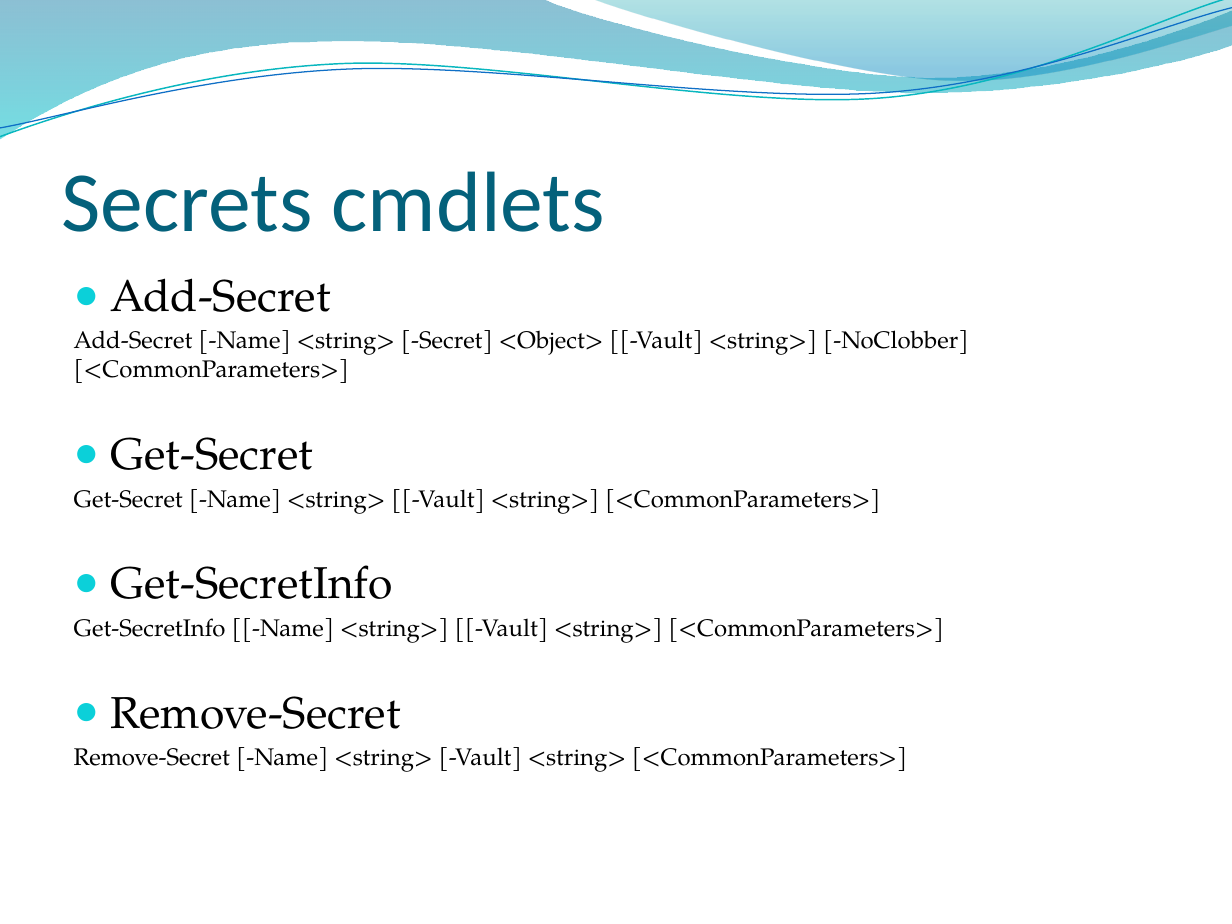
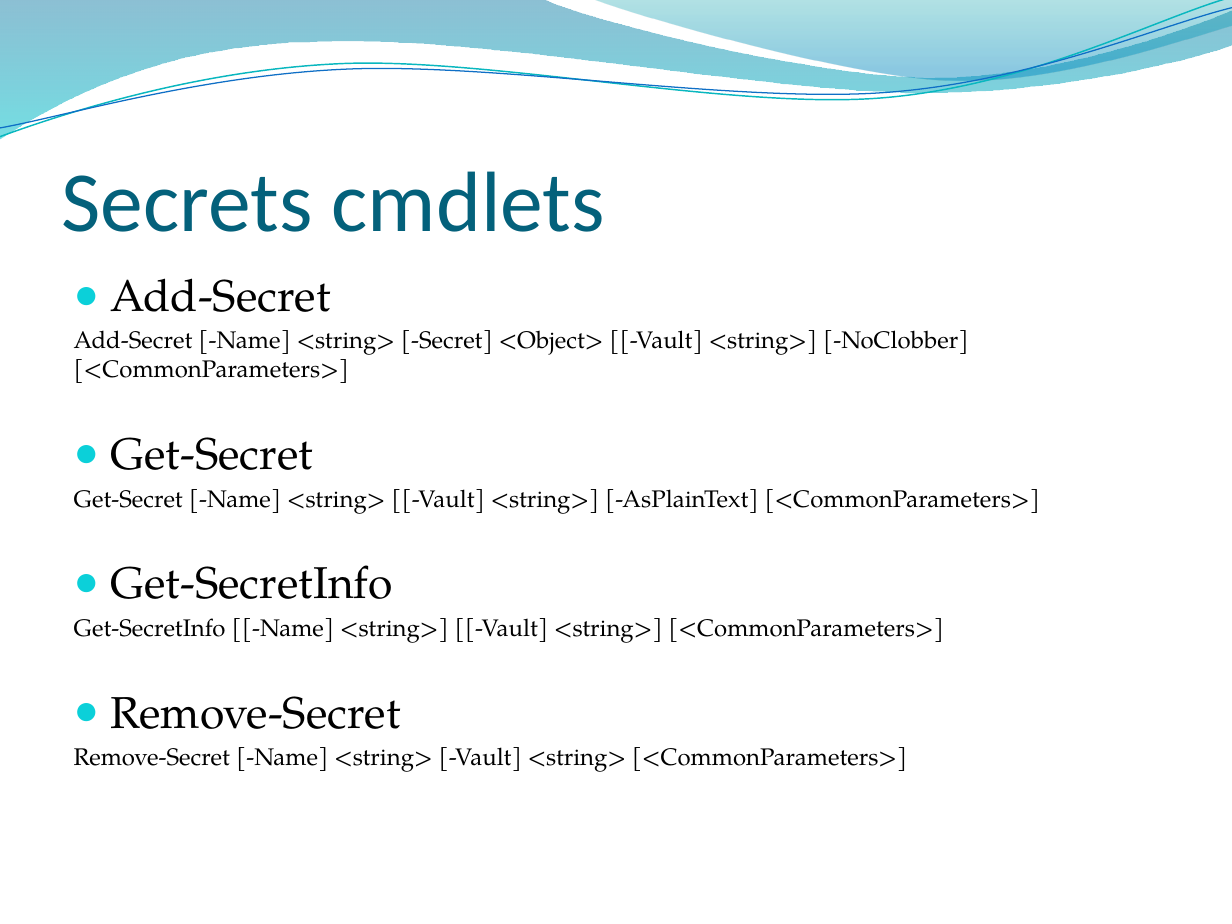
Before and after one commit to PowerShell/Modules, a slide deck: slide 11 of Modules/Microsoft.PowerShell.SecretsManagement/Docs/PowerShell_SecretsManagement.pptx. Drawn at 1232x924 pixels with LibreOffice and Linux fonts; fonts in the diff are those of the drawing; background and template pictures are left out. Boxes give left, top, right and bottom in pixels: in the first picture for what was removed or moved away, otherwise in the second. Text is boxed around its words. In the diff, an @@ line names an element or a change of style, - is before the commit and + after.

Commit message:
Update of Get-Secret to always return string secrets as SecureString unless -AsPlainText is used.

```diff
--- a/Modules/Microsoft.PowerShell.SecretsManagement/Docs/PowerShell_SecretsManagement.pptx
+++ b/Modules/Microsoft.PowerShell.SecretsManagement/Docs/PowerShell_SecretsManagement.pptx
@@ text at [74,489,1040,514]: text changed @@
-Get-Secret [-Name] <string> [[-Vault] <string>] [<CommonParameters>]
+Get-Secret [-Name] <string> [[-Vault] <string>] [-AsPlainText] [<CommonParameters>]
```
Also in this commit, not shown: 1 other slide changed, 3 other files.
